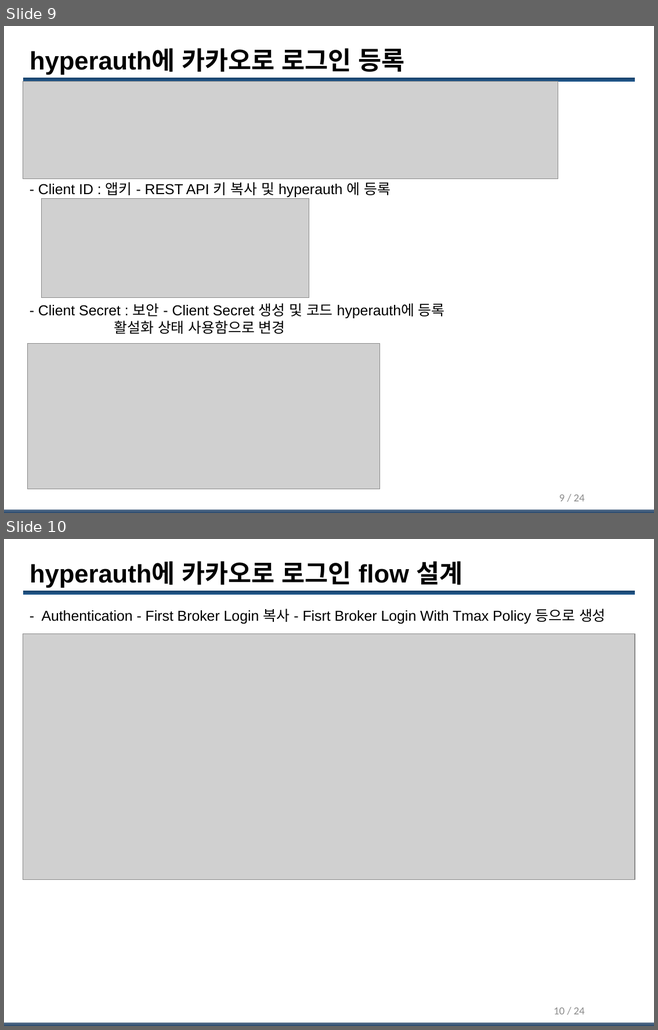
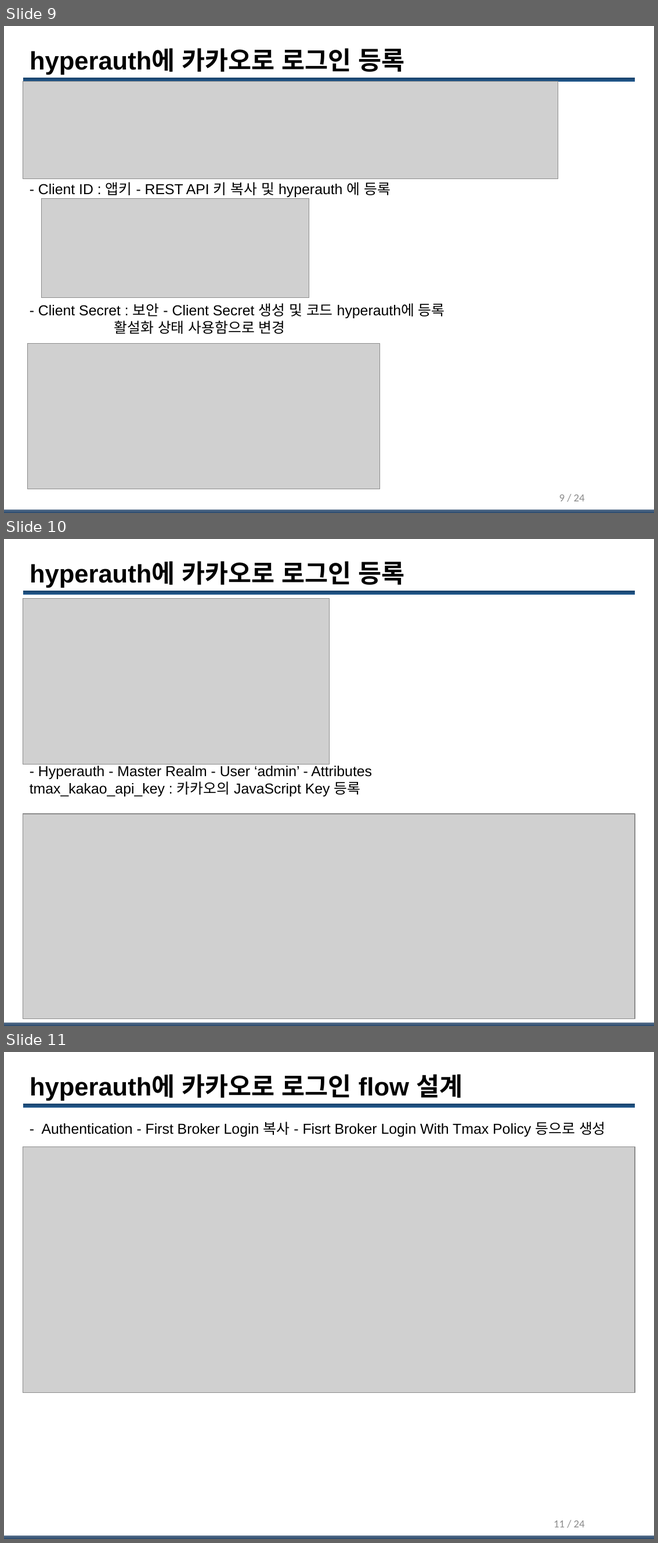
Before and after one commit to tmax-cloud/hyperauth, a slide deck: kakako_login_guide.pptx. Shown one above the other, each under a label of ours: slides 9 and 10 before the commit, slides 9, 10 and 11 after it. The pictures are 658x1030 and 658x1543 pixels, drawn with LibreOffice and Linux fonts; fonts in the diff are those of the drawing; grey boxes stand for pictures; background and template pictures are left out. Boxes give left, top, right and bottom in pixels: in the first picture for what was removed or moved away, otherwise in the second. Text is boxed around its words. In the diff, an @@ line names an element or a change of style, - is before the commit and + after.

Commit message:
[mod] kakao javascript key 등록 가이드 추가

```diff
--- a/kakako_login_guide.pptx
+++ b/kakako_login_guide.pptx
@@ slide 10 added at [4, 539, 654, 1026], background #FFFFFF; not listed: 2 template elements that a slide beside it also shows @@
@@ title added at [30, 561, 405, 588], 28 pt, text #000000, bold @@
+hyperauth에 카카오로 로그인 등록
@@ picture added at [23, 599, 329, 765] @@
@@ text added at [30, 766, 372, 797], 16 pt, text #000000 @@
+- Hyperauth - Master Realm - User ‘admin’ - Attributes
+tmax_kakao_api_key : 카카오의 JavaScript Key 등록
@@ picture added at [23, 814, 634, 1019] @@
@@ page number added at [444, 1002, 590, 1019], 12 pt, text #8C8C8C @@
+10 / 24
@@ what was slide 10 is now slide 11 @@
@@ page number at [553, 1521, 585, 1528]: text changed @@
-10 / 24
+11 / 24
```
